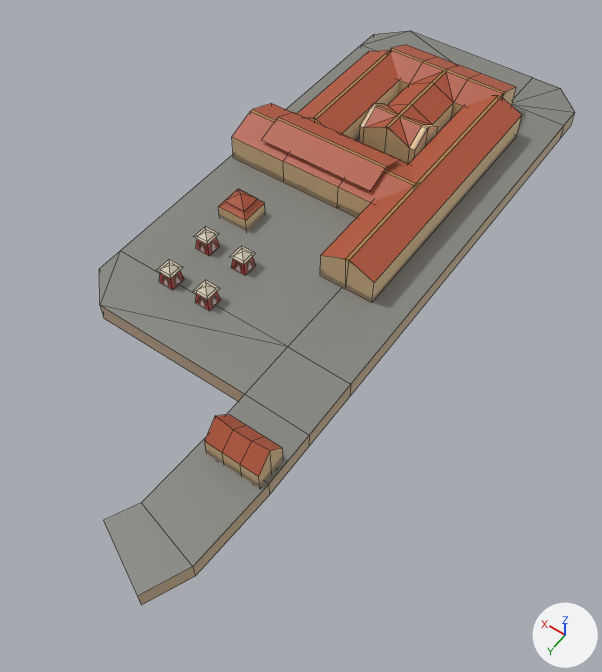
One commit to the FBX model Assets/Assets/Environments/Meshes/Buildings/SM_TranQuoc_Pagoda.fbx: the scene before it, then after it.
Camera for both pictures: a 50 mm lens placed at (-67.4, 43.3, 86.2), pointed at (-25.4, -15.5, -6.1). Arrows for +X, +Y and +Z are at lower right; the lights stay in place. The first picture is the older version. Mesh edges are drawn as thin lines. Where no turn or scale is listed for an object, it has been applied to the vertices.

Names of what the first picture shows: 'SM_TranQuoc_Pagoda'.
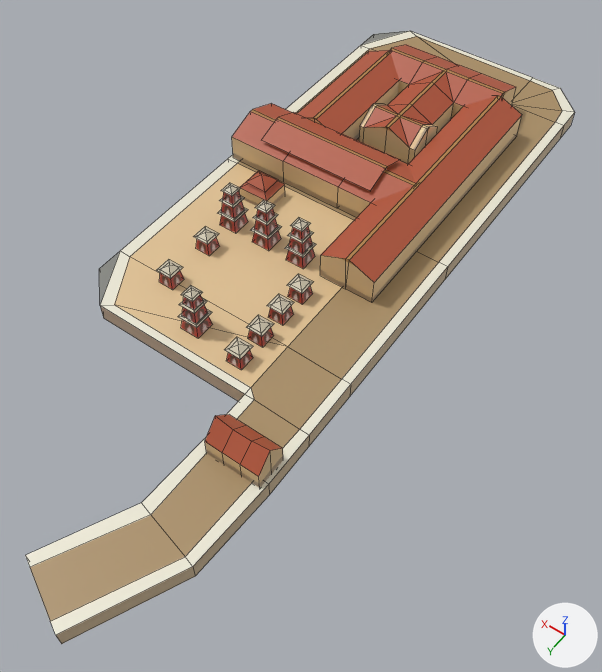
What differs and where, as boxes [x1, y1, x2, y2] in the pictures (602 x 672 px; the box of a moved part takes in the faces that stretch with it):
'SM_TranQuoc_Pagoda', reshaped (16% wider, 7% taller)
    before: [99, 31, 575, 605]
    after: [25, 31, 575, 644]
part 1 of me_plane_001, moved or reshaped
    before: [193, 280, 220, 310]
    after: [285, 242, 316, 268]
part 2 of me_plane_001, added
    after: [246, 315, 273, 347]
part 3 of me_plane_001, added
    after: [267, 294, 294, 325]
part 4 of me_plane_001, added
    after: [287, 274, 313, 304]
part 5 of me_plane_001, added
    after: [288, 231, 313, 254]
part 6 of me_plane_001, added
    after: [290, 218, 311, 240]
part 7 of me_plane_001, added (brown)
    after: [251, 224, 282, 250]
part 8 of me_plane_001, added
    after: [253, 213, 278, 236]
part 9 of me_plane_001, added
    after: [255, 200, 275, 222]
part 10 of me_plane_001, added
    after: [218, 208, 248, 233]
part 11 of me_plane_001, added
    after: [219, 196, 244, 218]
part 12 of me_plane_001, added
    after: [221, 183, 241, 204]
part 13 of me_plane_001, added (brown)
    after: [178, 310, 212, 338]
part 14 of me_plane_001, added
    after: [179, 298, 207, 323]
part 15 of me_plane_001, added
    after: [181, 285, 203, 309]
part 16 of me_plane_001, moved or reshaped
    before: [103, 189, 265, 605]
    after: [25, 31, 575, 644]

Patch to the scene script:
```diff
--- a/Assets/Assets/Environments/Meshes/Buildings/SM_TranQuoc_Pagoda.fbx.py
+++ b/Assets/Assets/Environments/Meshes/Buildings/SM_TranQuoc_Pagoda.fbx.py
@@ me_plane_001 @@
-me_plane_001.from_pydata(...)  # 276 vertices, 254 faces; spans x -37.8..1.7, y -81.0..26.7, z -2.7..6.6
+me_plane_001.from_pydata(...)  # 483 vertices, 445 faces; spans x -37.8..1.7, y -81.0..34.6, z -2.7..7.1
+# me_plane_001 part 1: the loose piece of 13 vertices spanning x -15.8..-13.2, y -10.5..-7.9, z -0.1..3.0 is scaled about its middle by (1.23, 1.23, 1), then moved by (-5.5, -13.8, 0.0)
+# me_plane_001 part 2: the loose piece of 13 vertices spanning x -15.8..-13.2, y -10.5..-7.9, z -0.1..3.0 is copied, and the copy is moved by (-9.5, 0.7, 0.0); it spans x -25.3..-22.7, y -9.7..-7.2, z -0.1..3.0
+# me_plane_001 part 3: the loose piece of 13 vertices spanning x -15.8..-13.2, y -10.5..-7.9, z -0.1..3.0 is copied, and the copy is moved by (-9.5, -3.7, 0.0); it spans x -25.3..-22.7, y -14.2..-11.6, z -0.1..3.0
+# me_plane_001 part 4: the loose piece of 13 vertices spanning x -15.8..-13.2, y -18.3..-15.7, z -0.1..3.0 is copied, and the copy is moved by (-9.5, -0.3, 0.0); it spans x -25.3..-22.7, y -18.6..-16.0, z -0.1..3.0
+# me_plane_001 part 5: the loose piece of 13 vertices spanning x -15.8..-13.2, y -18.3..-15.7, z -0.1..3.0 is copied, and the copy is moved by (-5.5, -6.0, 2.3); it spans x -21.3..-18.7, y -24.3..-21.7, z 2.2..5.4
+# me_plane_001 part 6: the loose piece of 13 vertices spanning x -15.8..-13.2, y -18.3..-15.7, z -0.1..3.0 is copied, and the copy is scaled about its middle by 0.773, then moved by (-5.5, -6.0, 4.4); it spans x -21.0..-19.0, y -24.0..-22.0, z 4.7..7.1
+# me_plane_001 part 7: the loose piece of 13 vertices spanning x -15.8..-13.2, y -18.3..-15.7, z -0.1..3.0 is copied, and the copy is scaled about its middle by (1.23, 1.23, 1), then moved by (0.5, -6.0, 0.0); it spans x -15.6..-12.4, y -24.6..-21.4, z -0.1..3.0
+# me_plane_001 part 8: the loose piece of 13 vertices spanning x -15.8..-13.2, y -18.3..-15.7, z -0.1..3.0 is copied, and the copy is moved by (0.5, -6.0, 2.3); it spans x -15.3..-12.7, y -24.3..-21.7, z 2.2..5.4
+# me_plane_001 part 9: the loose piece of 13 vertices spanning x -15.8..-13.2, y -18.3..-15.7, z -0.1..3.0 is copied, and the copy is scaled about its middle by 0.773, then moved by (0.5, -6.0, 4.4); it spans x -15.0..-13.0, y -24.0..-22.0, z 4.7..7.1
+# me_plane_001 part 10: the loose piece of 13 vertices spanning x -9.3..-6.7, y -18.3..-15.7, z -0.1..3.0 is copied, and the copy is scaled about its middle by (1.23, 1.23, 1), then moved by (0.0, -6.0, 0.0); it spans x -9.6..-6.4, y -24.6..-21.4, z -0.1..3.0
+# me_plane_001 part 11: the loose piece of 13 vertices spanning x -9.3..-6.7, y -18.3..-15.7, z -0.1..3.0 is copied, and the copy is moved by (0.0, -6.0, 2.3); it spans x -9.3..-6.7, y -24.3..-21.7, z 2.2..5.4
+# me_plane_001 part 12: the loose piece of 13 vertices spanning x -9.3..-6.7, y -18.3..-15.7, z -0.1..3.0 is copied, and the copy is scaled about its middle by 0.773, then moved by (0.0, -6.0, 4.4); it spans x -9.0..-7.0, y -24.0..-22.0, z 4.7..7.1
+# me_plane_001 part 13: the loose piece of 13 vertices spanning x -15.8..-13.2, y -10.5..-7.9, z -0.1..3.0 is copied, and the copy is scaled about its middle by (1.23, 1.23, 1), then moved by (-1.5, 4.2, 0.0); it spans x -17.6..-14.4, y -6.6..-3.4, z -0.1..3.0
+# me_plane_001 part 14: the loose piece of 13 vertices spanning x -15.8..-13.2, y -10.5..-7.9, z -0.1..3.0 is copied, and the copy is moved by (-1.5, 4.2, 2.3); it spans x -17.3..-14.7, y -6.3..-3.7, z 2.2..5.4
+# me_plane_001 part 15: the loose piece of 13 vertices spanning x -15.8..-13.2, y -10.5..-7.9, z -0.1..3.0 is copied, and the copy is scaled about its middle by 0.773, then moved by (-1.5, 4.2, 4.4); it spans x -17.0..-15.0, y -6.0..-4.0, z 4.7..7.1
+# me_plane_001 part 16: 19 vertices moved from x -34.4..-5.5, y -27.3..26.7, z -2.7..4.3 to x -30.4..-5.5, y -32.3..34.6, z -2.7..4.3; 12 vertices removed from x -15.8..-13.2, y -18.3..-15.7, z -0.1..3.0; 37 vertices added at x -37.8..1.7, y -80.3..33.9, z -2.7..3.0
 me_plane_001.materials.append(mat_m_buildings_01)
```
